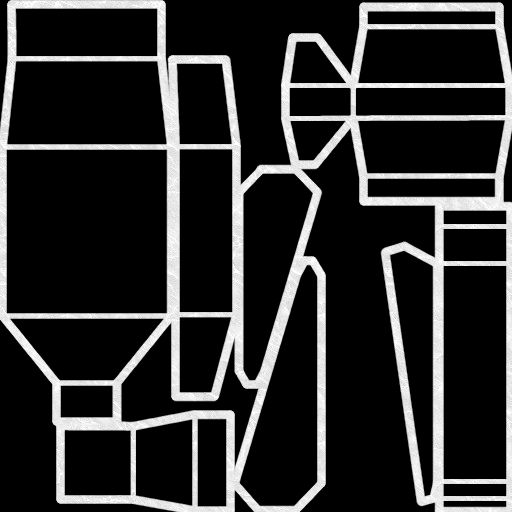
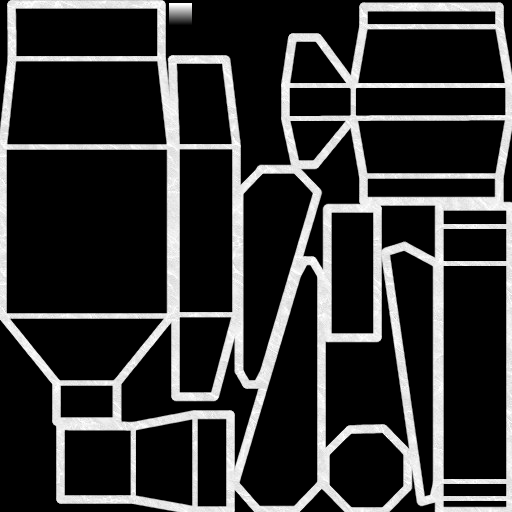
The second w=512, h=512 image is a revision of the first. Changes to its layers:
painted on "perimetro" over [321, 203, 413, 512]
added layer "sfuma" above "sfondonero" over [169, 3, 192, 25]
